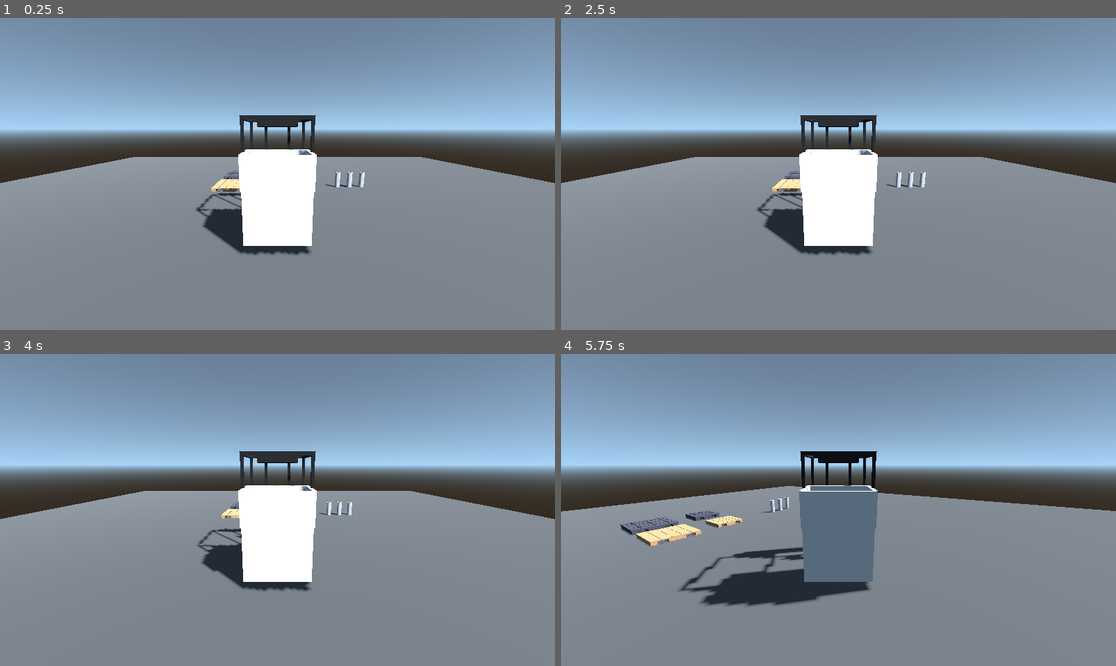
Above: before the commit, frames 1-4 (two rows, left to right).
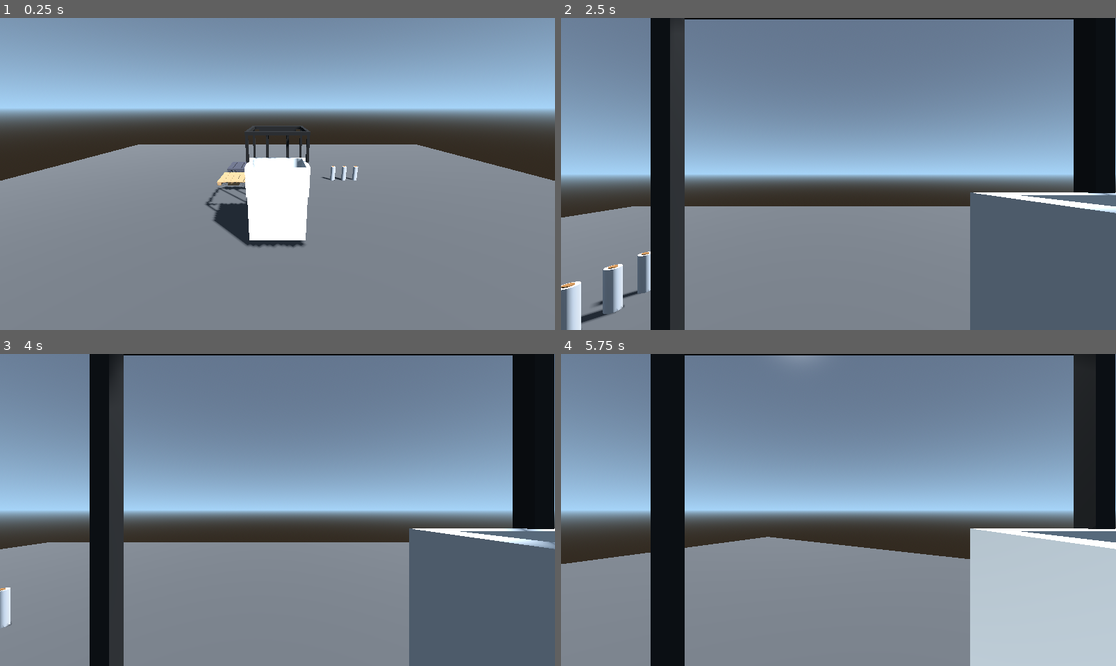
Above: after the commit, the same moments.

Repository: akki-secure/Logistics
Game: Godot game, scene res://scenes/Main.tscn
Same seed, same stepped clock (60 frames per second), same inputs: the game is played once before the commit and once after it.
Inputs (mouse positions are in pixels of both pictures, inside the frame that each line leads up to):
- Up to frame 1 (0.25 s): no input
- Up to frame 2 (2.5 s): tap Enter at 0.5, 2 s; move the mouse to (960, 158) at 0.52 s; hold Right 0.53-1.28 s; tap V at 0.6, 1.35, 2.3 s; click (960, 158) at 0.67 s; tap Space at 1.25 s; move the mouse to (727, 189) at 1.27 s; hold Down 1.28-2.03 s; click (727, 189) at 1.42 s; move the mouse to (894, 105) at 2.02 s; hold Right from 2.03 s (still down); tap E at 2.1 s; click (894, 105) at 2.17 s
- Up to frame 3 (4 s): tap Space at 2.75 s; move the mouse to (249, 572) at 2.77 s; release Right at 2.78 s; hold Up 2.78-3.53 s; tap F at 2.85 s; click (249, 572) at 2.92 s; tap V at 3.05, 3.8 s; tap Enter at 3.5 s; move the mouse to (444, 556) at 3.52 s; hold Left from 3.53 s (still down); hold B from 3.53 s (still down); click (444, 556) at 3.67 s
- Up to frame 4 (5.75 s): move the mouse to (672, 463) at 4.27 s; release B at 4.28 s; tap L at 4.35 s; click (672, 463) at 4.42 s; tap V at 4.55, 5.3 s; tap Space at 5 s; move the mouse to (866, 510) at 5.02 s; release Left at 5.03 s; hold Down from 5.03 s (still down); hold R from 5.03 s (still down); click (866, 510) at 5.17 s

The runs differ from the first frame. In frame 1, 22% of the frame differs, in the area x 0-100%, y 20-77%; in frame 2, 63%; in frame 3, 61%; in frame 4, 64%, in the area x 0-100%, y 0-100%.

Commit message:
feat: リーチリフトに一人称視点カメラを追加
- FPSCamera ノードを追加（床から1.6m・横向き+X初期方向）
- Vキーで一人称↔三人称をトグル切替
- マウスで首振り（左右±120°、上下±45°）
- 視界遮蔽は既存のHGピラー・天井梁・マストで再現
- Camera3D ノードをシーンに追加（以前は未定義だった）

Co-Authored-By: Claude Sonnet 4.6 <noreply@anthropic.com>

Diff:
--- a/scenes/Main.tscn
+++ b/scenes/Main.tscn
@@ -41,7 +41,7 @@
 [node name="ReachLift" parent="." unique_id=1554994171 instance=ExtResource("1")]
 script = ExtResource("2")
 
-[node name="Camera3D" type="Camera3D" parent="ReachLift" unique_id=88936242]
+[node name="Camera3D2" type="Camera3D" parent="ReachLift" unique_id=88936242]
 transform = Transform3D(1, 0, 0, 0, 0.95105654, 0.309017, 0, -0.309017, 0.95105654, 0, 2.5, 4.5)
 current = true
 
@@ -61,11 +61,11 @@
 pallet_type = 1
 pallet_size = 1
 
-[node name="StretchFilm1" parent="." instance=ExtResource("4")]
-transform = Transform3D(1, 0, 0, 0, 1, 0, 0, 0, 1, 2.0, 0.25, -2.5)
+[node name="StretchFilm1" parent="." unique_id=1925181722 instance=ExtResource("4")]
+transform = Transform3D(1, 0, 0, 0, 1, 0, 0, 0, 1, 2, 0.25, -2.5)
 
-[node name="StretchFilm2" parent="." instance=ExtResource("4")]
+[node name="StretchFilm2" parent="." unique_id=1515035549 instance=ExtResource("4")]
 transform = Transform3D(1, 0, 0, 0, 1, 0, 0, 0, 1, 2.4, 0.25, -2.5)
 
-[node name="StretchFilm3" parent="." instance=ExtResource("4")]
+[node name="StretchFilm3" parent="." unique_id=1786017067 instance=ExtResource("4")]
 transform = Transform3D(1, 0, 0, 0, 1, 0, 0, 0, 1, 2.8, 0.25, -2.5)
--- a/scenes/ReachLift.tscn
+++ b/scenes/ReachLift.tscn
@@ -321,3 +321,15 @@
 rotation_degrees = Vector3(0, 0, 90)
 mesh = SubResource("CylinderMesh_FrontWheel")
 surface_material_override/0 = SubResource("Mat_TireBlack")
+
+; ===== カメラ =====
+
+; 三人称カメラ（軌道式・右クリックドラッグで回転）
+[node name="Camera3D" type="Camera3D" parent="."]
+current = true
+
+; 一人称カメラ（立ち乗り運転席・床から1.6m・フォーク方向の右90°横向き）
+[node name="FPSCamera" type="Camera3D" parent="."]
+position = Vector3(0, 1.6, 0.16)
+rotation_degrees = Vector3(0, -90, 0)
+current = false
--- a/scripts/ReachLiftController.gd
+++ b/scripts/ReachLiftController.gd
@@ -12,13 +12,19 @@
 const TILT_MIN    = -10.0
 const TILT_MAX    =  10.0
 
-# カメラ設定
+# 三人称カメラ設定
 const CAM_DIST        = 4.5
 const CAM_SENSITIVITY = 0.25
 const CAM_PITCH_MIN   = 5.0
 const CAM_PITCH_MAX   = 70.0
 
+# 一人称カメラ設定
+const FPS_SENSITIVITY = 0.20
+const FPS_YAW_LIMIT   = 120.0
+const FPS_PITCH_LIMIT =  45.0
+
 @onready var camera        = $Camera3D
+@onready var fps_camera    = $FPSCamera
 @onready var fork_carriage = $ForkCarriage
 @onready var fork_left     = $ForkLeft
 @onready var fork_right    = $ForkRight
@@ -30,17 +36,21 @@
 var cam_pitch:   float = 25.0
 var light_on:    bool  = true
 
+var is_fps:    bool  = false
+var fps_yaw:   float = 0.0
+var fps_pitch: float = 0.0
+
 func _ready() -> void:
-	# マテリアルを複製して独立して変更できるようにする
 	var mat = light_face.get_surface_override_material(0)
 	if mat:
 		light_face.set_surface_override_material(0, mat.duplicate())
+	fps_camera.current = false
 	_update_camera()
 
 func _input(event: InputEvent) -> void:
-	# 右クリック：カメラ回転モード
+	# 右クリック：三人称モード時のみカメラ回転
 	if event is InputEventMouseButton:
-		if event.button_index == MOUSE_BUTTON_RIGHT:
+		if event.button_index == MOUSE_BUTTON_RIGHT and not is_fps:
 			if event.pressed:
 				Input.set_mouse_mode(Input.MOUSE_MODE_CAPTURED)
 			else:
@@ -48,13 +58,32 @@
 
 	if Input.get_mouse_mode() == Input.MOUSE_MODE_CAPTURED:
 		if event is InputEventMouseMotion:
-			cam_yaw   = fmod(cam_yaw - event.relative.x * CAM_SENSITIVITY, 360.0)
-			cam_pitch = clamp(cam_pitch + event.relative.y * CAM_SENSITIVITY,
-							  CAM_PITCH_MIN, CAM_PITCH_MAX)
-			_update_camera()
+			if is_fps:
+				fps_yaw  -= event.relative.x * FPS_SENSITIVITY
+				fps_yaw   = clamp(fps_yaw, -FPS_YAW_LIMIT, FPS_YAW_LIMIT)
+				fps_pitch += event.relative.y * FPS_SENSITIVITY
+				fps_pitch  = clamp(fps_pitch, -FPS_PITCH_LIMIT, FPS_PITCH_LIMIT)
+				_update_fps_camera()
+			else:
+				cam_yaw   = fmod(cam_yaw - event.relative.x * CAM_SENSITIVITY, 360.0)
+				cam_pitch = clamp(cam_pitch + event.relative.y * CAM_SENSITIVITY,
+								  CAM_PITCH_MIN, CAM_PITCH_MAX)
+				_update_camera()
 
-	# E キー：ライトON/OFF切り替え
 	if event is InputEventKey and event.pressed and not event.echo:
+		# V キー：一人称↔三人称切替
+		if event.keycode == KEY_V:
+			is_fps = !is_fps
+			camera.current     = !is_fps
+			fps_camera.current =  is_fps
+			fps_yaw   = 0.0
+			fps_pitch = 0.0
+			_update_fps_camera()
+			if is_fps:
+				Input.set_mouse_mode(Input.MOUSE_MODE_CAPTURED)
+			else:
+				Input.set_mouse_mode(Input.MOUSE_MODE_VISIBLE)
+		# E キー：ライトON/OFF
 		if event.keycode == KEY_E:
 			light_on = !light_on
 			_apply_light()
@@ -111,3 +140,6 @@
 		CAM_DIST * cos(yr) * cos(pr)
 	)
 	camera.look_at(global_position + Vector3(0, 1.0, 0), Vector3.UP)
+
+func _update_fps_camera() -> void:
+	fps_camera.rotation_degrees = Vector3(fps_pitch, -90.0 + fps_yaw, 0.0)
